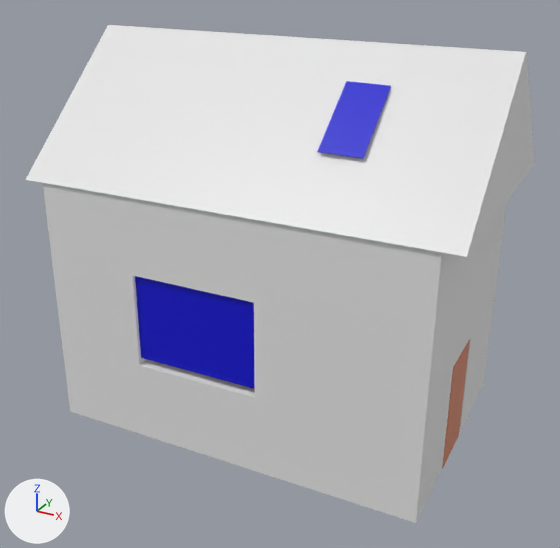
The COLLADA model env_mission/models/house/meshes/house01.dae as it was, and as the next commit left it.
Both versions are drawn from a 50 mm camera at (4.73, -8.45, 6.33) aimed at (0.11, -0.04, 2.13). The axes (+X, +Y, +Z) are drawn at lower left. The lights are the same throughout. Where no turn or scale is listed for an object, it has been applied to the vertices.
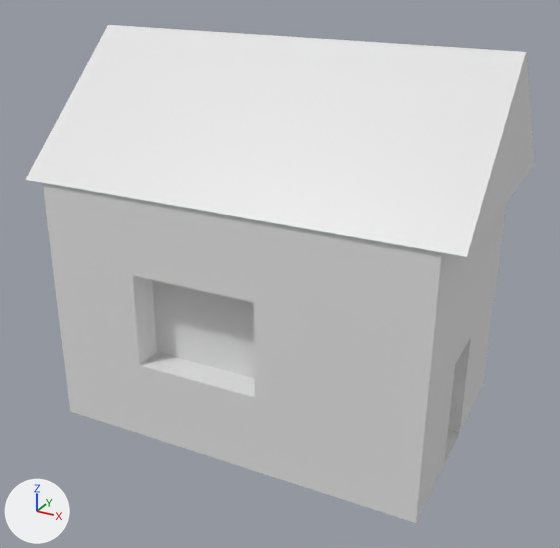
Commit message: removed windows

What differs and where, as boxes [x1, y1, x2, y2] in the pictures (560 x 548 px):
'Cube_001_001', deleted (blue): before [135, 276, 255, 389]
'Cube_004_001', deleted (blue): before [317, 81, 391, 159]
'Cube_003_001', deleted: before [442, 340, 470, 469]

Patch to the scene script:
```diff
--- a/env_mission/models/house/meshes/house01.dae.py
+++ b/env_mission/models/house/meshes/house01.dae.py
@@ ob_cube_001_001 @@
-ob_cube_001_001 = bpy.data.objects.new('Cube_001_001', me_cube_013)
-ob_cube_001_001.location = (-0.25, -1.58, 1.93)
-ob_cube_001_001.rotation_euler = (-0.00406, -0.00558, -1.529)  # degrees (-0.2, -0.3, -88)
-ob_cube_001_001.scale = (-0.00788, 0.843, 0.632)
@@ ob_cube_003_001 @@
-ob_cube_003_001 = bpy.data.objects.new('Cube_003_001', me_cube_014)
-ob_cube_003_001.location = (2.62, -0.02, 0.85)
-ob_cube_003_001.rotation_euler = (1.565, 0.00406, 0.0417)  # degrees (90, 0.2, 2.4)
-ob_cube_003_001.scale = (0.0248, 0.738, -0.388)
@@ ob_cube_004_001 @@
-ob_cube_004_001 = bpy.data.objects.new('Cube_004_001', me_cube_015)
-ob_cube_004_001.location = (1.33, -0.57, 4.46)
```
